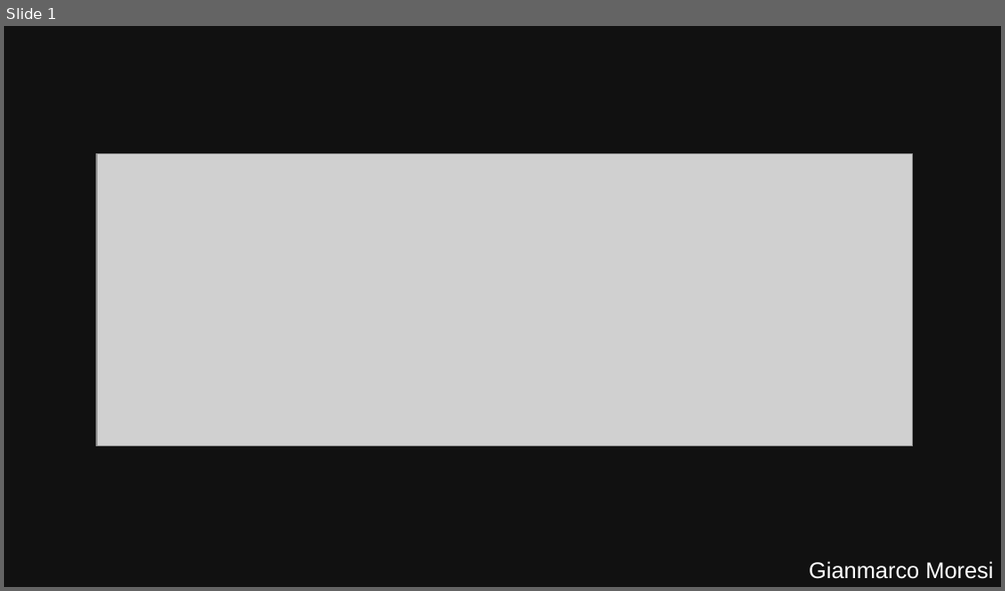
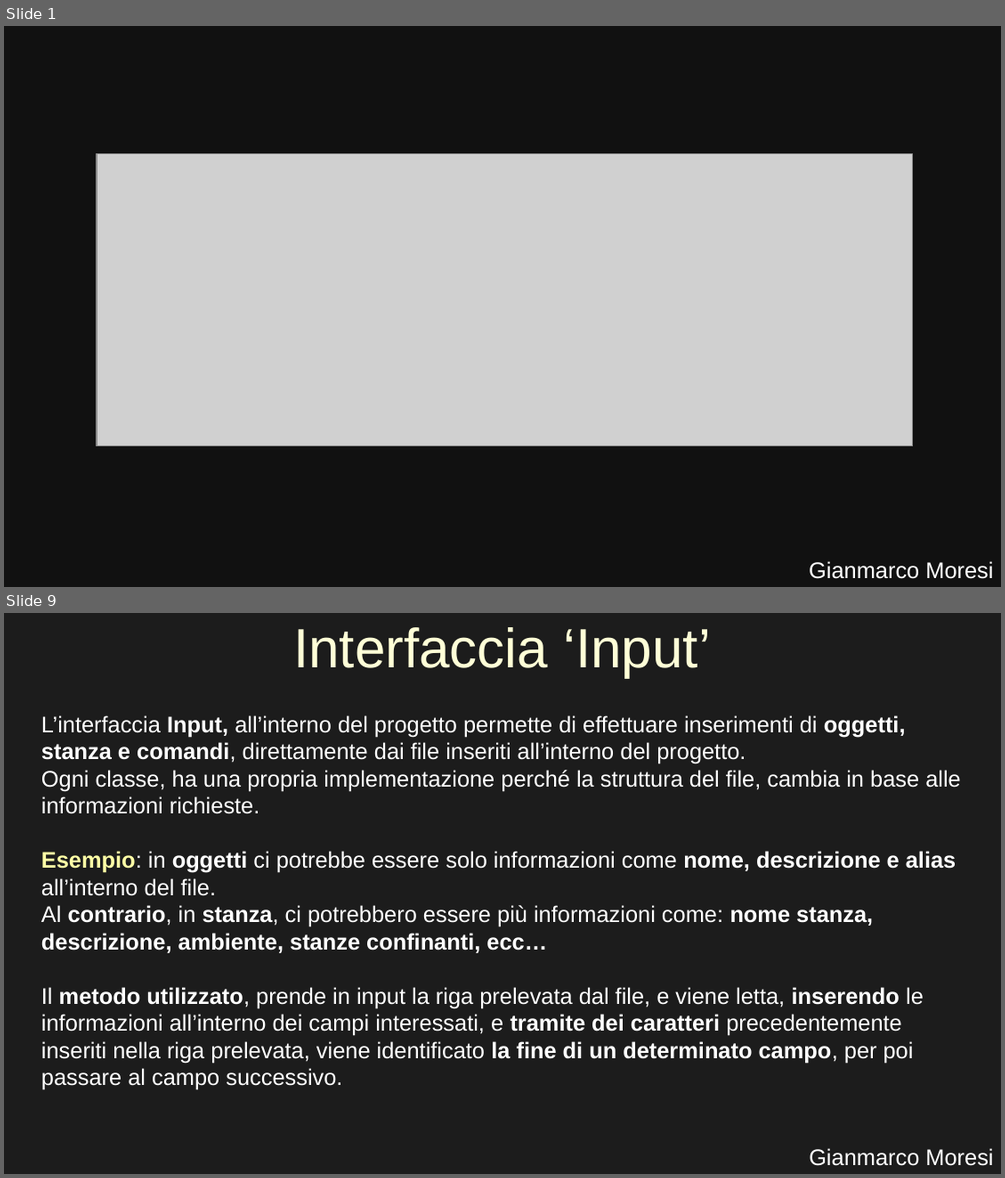
Before and after one commit to GianmarcoMo/HouseBreak, a slide deck: docs/PresentazioneProggetto.odp. Shown one above the other, each under a label of ours: slide 1 before the commit, slides 1 and 9 after it; the slides between them are not shown. The pictures are 1005x591 and 1005x1178 pixels, drawn with LibreOffice and Linux fonts; fonts in the diff are those of the drawing; grey boxes stand for pictures. Boxes give left, top, right and bottom in pixels: in the first picture for what was removed or moved away, otherwise in the second. Text is boxed around its words. In the diff, an @@ line names an element or a change of style, - is before the commit and + after.

```diff
--- a/docs/PresentazioneProggetto.odp
+++ b/docs/PresentazioneProggetto.odp
@@ slide 9 added at (x1=4, y1=613, x2=1001, y2=1174), background #1C1C1C @@
@@ title added at (x1=293, y1=627, x2=710, y2=677), 44 pt, text #FFFFD7 @@
+Interfaccia ‘Input’
@@ text added at (x1=41, y1=715, x2=961, y2=1062), 18 pt, text #FFFFFF @@
+L’interfaccia Input, all’interno del progetto permette di effettuare inserimenti di oggetti, stanza e comandi, direttamente dai file inseriti all’interno del progetto.
+Ogni classe, ha una propria implementazione perché la struttura del file, cambia in base alle informazioni richieste.
+Esempio: in oggetti ci potrebbe essere solo informazioni come nome, descrizione e alias all’interno del file.
+Al contrario, in stanza, ci potrebbero essere più informazioni come: nome stanza, descrizione, ambiente, stanze confinanti, ecc…
+Il metodo utilizzato, prende in input la riga prelevata dal file, e viene letta, inserendo le informazioni all’interno dei campi interessati, e tramite dei caratteri precedentemente inseriti nella riga prelevata, viene identificato la fine di un determinato campo, per poi passare al campo successivo.
@@ rectangle added at (x1=111, y1=713, x2=218, y2=755), fill #1C1C1C, outline #1C1C1C 0 pt @@
@@ rectangle added at (x1=474, y1=1104, x2=673, y2=1119), fill #1C1C1C, outline #1C1C1C 0 pt @@
@@ text added at (x1=809, y1=1148, x2=993, y2=1166), 18 pt, text #FFFFFF @@
+Gianmarco Moresi
```
Also in this commit, not shown: 6 slides changed, 5 other slides added, 57 other files.
